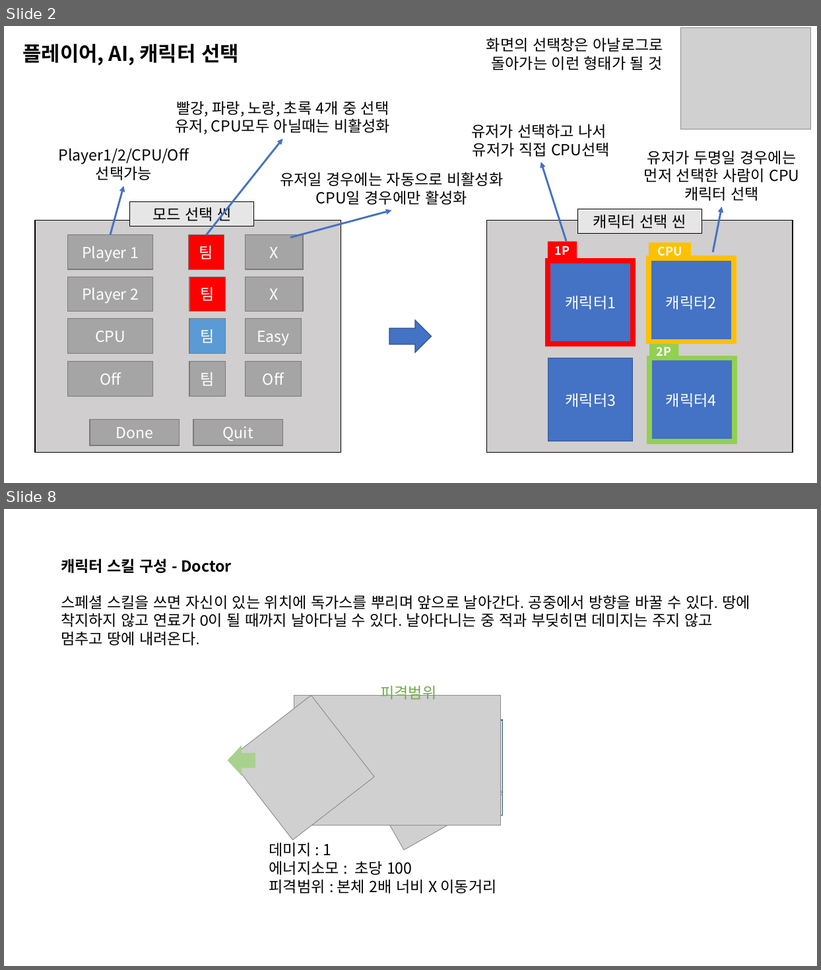
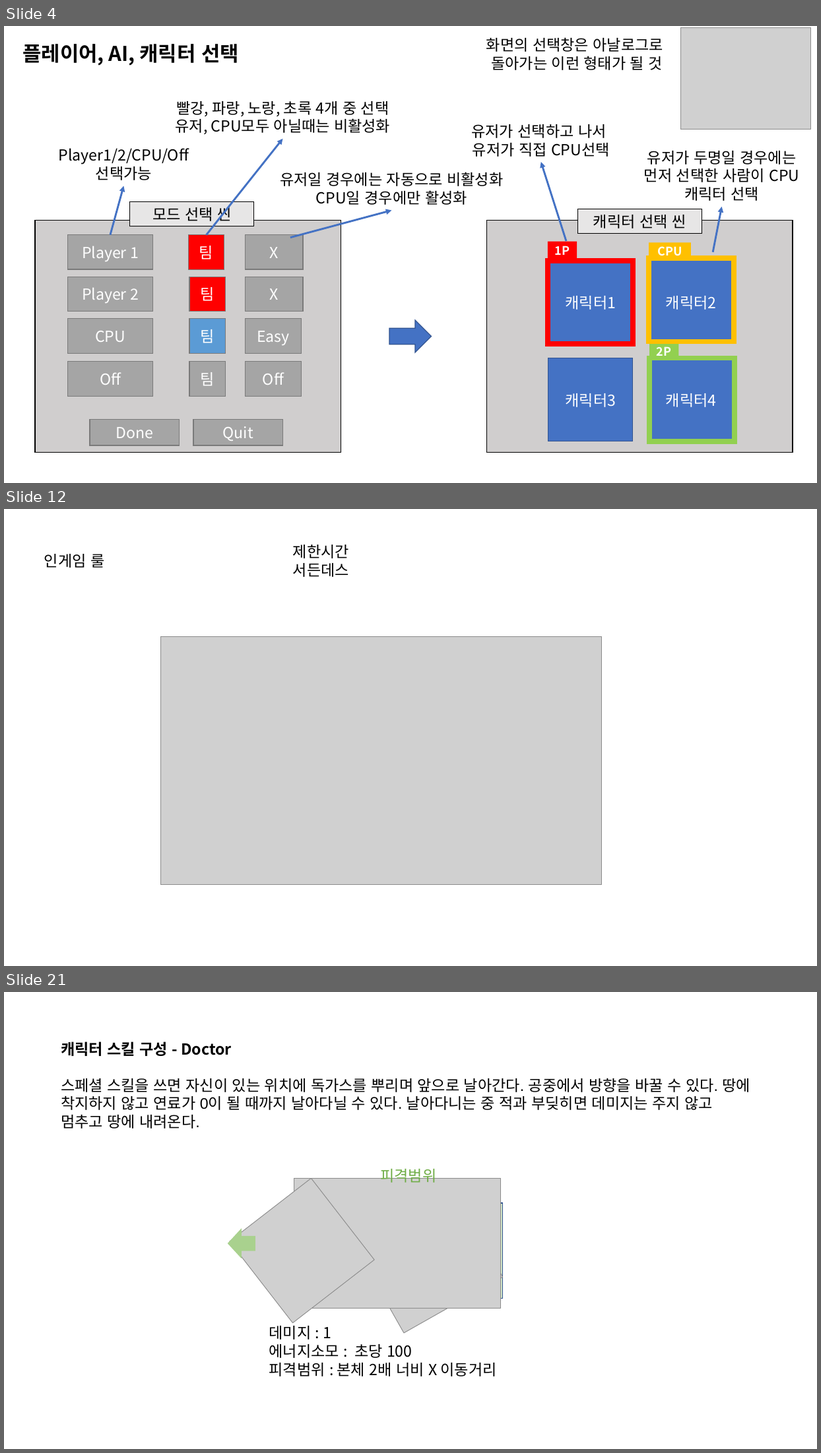
Before and after one commit to penspanic/ITWGamejam, a slide deck: Plan/Rocketman_씬&스킬구성.pptx. Shown one above the other, each under a label of ours: slides 2 and 8 before the commit, slides 4, 12 and 21 after it; the slides between them are not shown. The pictures are 821x970 and 821x1453 pixels, drawn with LibreOffice and Linux fonts; fonts in the diff are those of the drawing; grey boxes stand for pictures. Boxes give left, top, right and bottom in pixels: in the first picture for what was removed or moved away, otherwise in the second. Text is boxed around its words. In the diff, an @@ line names an element or a change of style, - is before the commit and + after.

```diff
--- a/Plan/Rocketman_씬&스킬구성.pptx
+++ b/Plan/Rocketman_씬&스킬구성.pptx
@@ slide 12 added at [4, 509, 817, 966], background #FFFFFF @@
@@ text added at [293, 545, 349, 577], 18 pt, text #000000 @@
+제한시간
+서든데스
@@ text added at [44, 554, 104, 568], 18 pt, text #000000 @@
+인게임 룰
@@ picture added at [161, 636, 602, 885] @@
@@ what was slide 2 is now slide 4 @@
@@ what was slide 8 is now slide 21 @@
```
Also in this commit, not shown: 6 slides changed, 12 other slides added, 2 other files.
